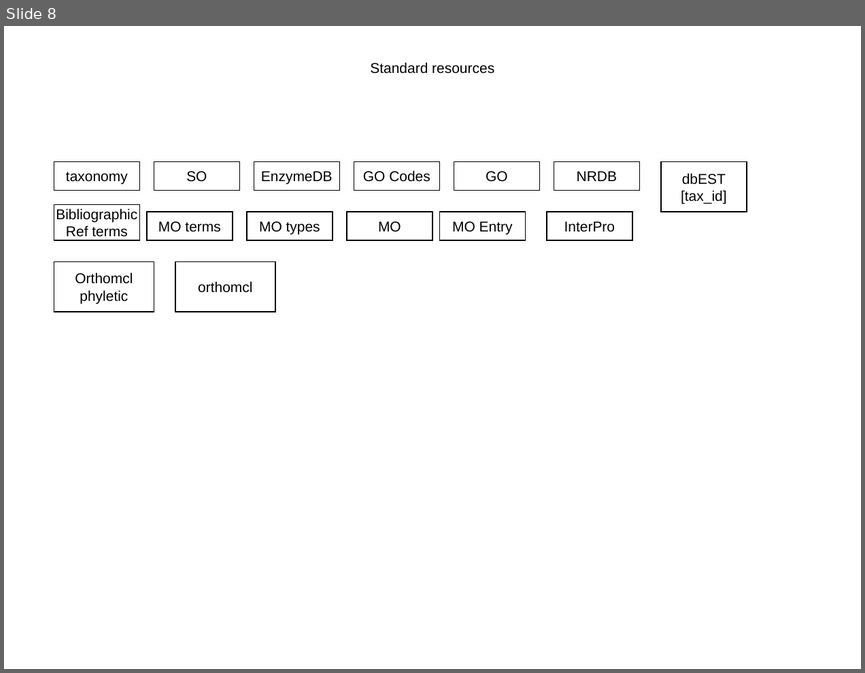
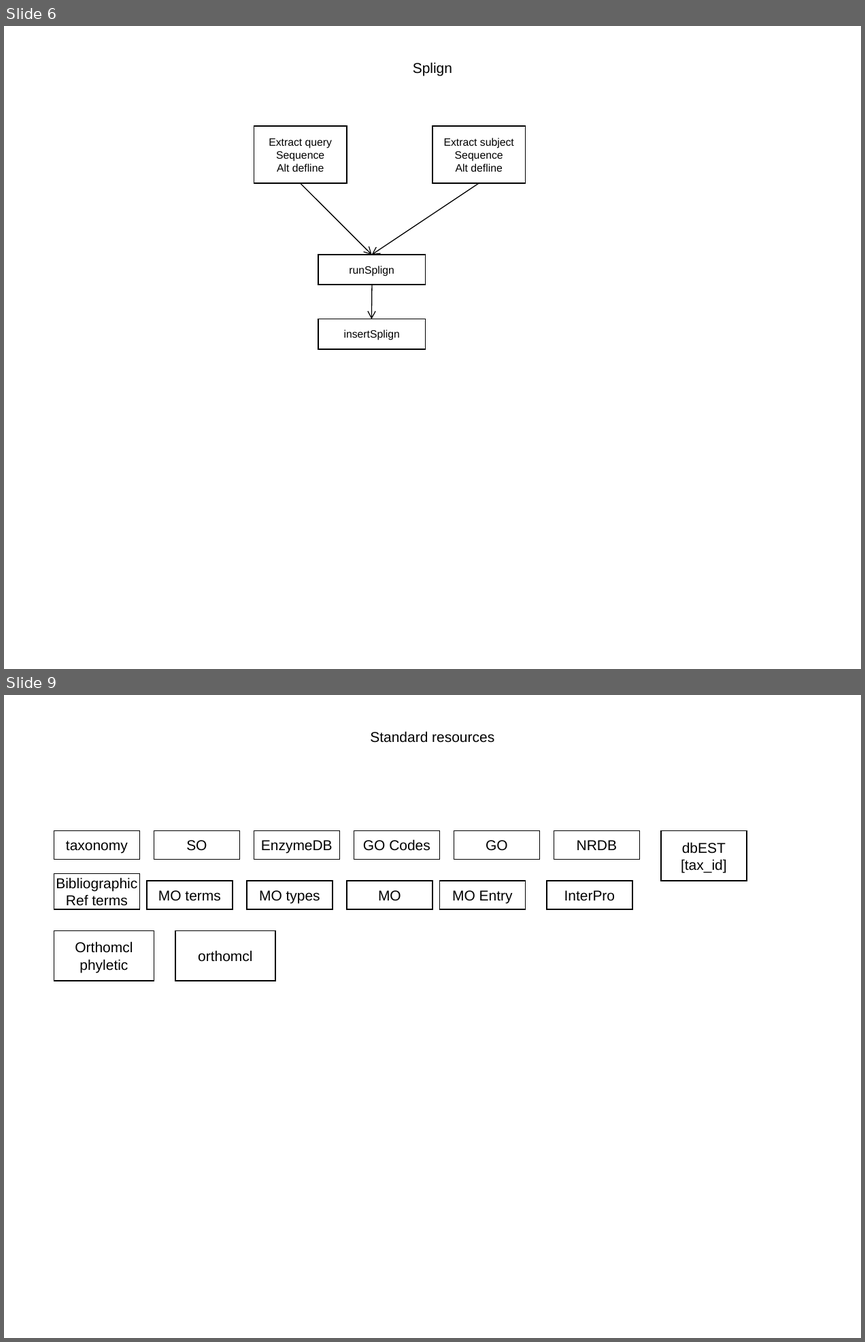
Before and after one commit to VEuPathDB/ApiCommonData, a slide deck: Load/doc/workflow/plasmodb/7.7/ApiWorkFlow.ppt. Shown one above the other, each under a label of ours: slide 8 before the commit, slides 6 and 9 after it; the slides between them are not shown. The pictures are 865x673 and 865x1342 pixels, drawn with LibreOffice and Linux fonts; fonts in the diff are those of the drawing. Boxes give left, top, right and bottom in pixels: in the first picture for what was removed or moved away, otherwise in the second. Text is boxed around its words. In the diff, an @@ line names an element or a change of style, - is before the commit and + after.

```diff
--- a/Load/doc/workflow/plasmodb/7.7/ApiWorkFlow.ppt
+++ b/Load/doc/workflow/plasmodb/7.7/ApiWorkFlow.ppt
@@ slide 6 added at <box>4,26,861,669</box>, background #FFFFFF @@
@@ title added at <box>413,62,452,76</box>, 12 pt, text #000000 @@
+Splign
@@ rectangle added at <box>254,126,347,184</box>, outline #000000 0.74 pt, 9 pt, text #000000 @@
+Extract query
+Sequence
+Alt defline
@@ rectangle added at <box>432,126,525,184</box>, outline #000000 0.74 pt, 9 pt, text #000000 @@
+Extract subject
+Sequence
+Alt defline
@@ arrow added from (300, 183) to (372, 254), #000000 0.74 pt @@
@@ arrow added from (479, 183) to (372, 254), #000000 0.74 pt @@
@@ rectangle added at <box>318,254,426,285</box>, outline #000000 0.99 pt, 9 pt, text #000000 @@
+runSplign
@@ arrow added from (372, 285) to (372, 319), #000000 0.74 pt @@
@@ rectangle added at <box>318,319,426,349</box>, outline #000000 0.99 pt, 9 pt, text #000000 @@
+insertSplign
@@ what was slide 8 is now slide 9 @@
```
Also in this commit, not shown: 3 slides changed, 3 other slides added, 2 slides removed, 6 other files.
